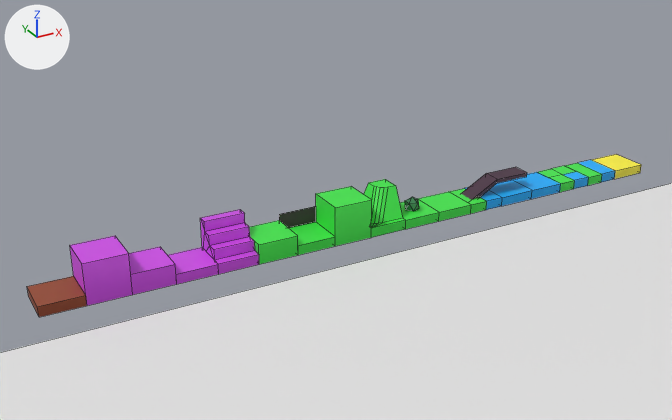
One commit to the Blender file Celebi/example/Voxel.blend: the scene before it, then after it.
Rendered twice from a 50 mm lens placed at (-12.71, -10.69, 9.79), pointed at (-1.2, 10.24, -0.68). The lights are fixed; the arrows at upper left show +X, +Y and +Z. Mesh edges are drawn as thin lines.

Objects in the first picture: 'GrassBarricade', 'GrassFull', 'GrassFullRoundCorner', 'GrassHalf', 'Plane', 'Rock', 'RockFull', 'RockHalf', 'Soil', 'Stair', 'WaterBridge', 'WaterGrassBridge'.
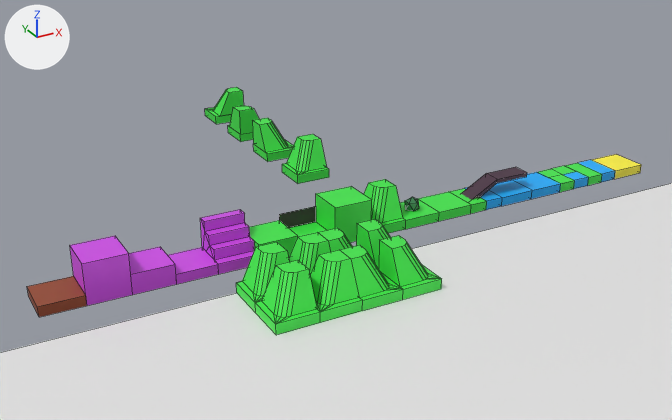
Pixel boxes (x1, y1, x2, y2) of what changed, in the pictures (672 x 420 px):
'voxel_G_-5_4_0', added (green): after (255, 260, 320, 335)
'voxel_G_-4_4_0', added (green): after (310, 250, 363, 323)
'voxel_G_R90_-2_4_0', added (green): after (379, 235, 442, 299)
'voxel_G_R90_-3_4_0', added (green): after (340, 245, 403, 311)
'voxel_G_-5_5_0', added (green): after (236, 242, 289, 313)
'G', added (green): after (282, 134, 329, 184)
'G_R90', added (green): after (252, 118, 294, 162)
'voxel_G_-4_5_0', added (green): after (289, 232, 331, 274)
'voxel_G_R90_-2_5_0', added (green): after (356, 219, 390, 269)
'G_R270', added (green): after (205, 87, 244, 124)
'G_R180', added (green): after (228, 106, 259, 142)
'voxel_G_R90_-3_5_0', added (green): after (318, 228, 352, 252)

The change, as a list of edits to the scene's bpy script:
```text
Add me_cube_296:
    me_cube_296 = me_cube_001.copy(); me_cube_296.name = 'Cube.296'  # the mesh of ob_grassfullroundcorner
Add ob_g_r270:
    ob_g_r270 = bpy.data.objects.new('G_R270', me_cube_296)
    ob_g_r270.location = (-1.5, 17.5, 0.5)
    ob_g_r270.rotation_euler = (0.0, 0.0, -1.571)  # degrees (0, 0, -90)
Add ob_g_r180:
    ob_g_r180 = bpy.data.objects.new('G_R180', me_cube_296)
    ob_g_r180.location = (-1.5, 15.5, 0.5)
    ob_g_r180.rotation_euler = (0.0, 0.0, 3.142)  # degrees (0, 0, 180)
Add ob_g_r90:
    ob_g_r90 = bpy.data.objects.new('G_R90', me_cube_296)
    ob_g_r90.location = (-1.5, 13.5, 0.5)
    ob_g_r90.rotation_euler = (0.0, 0.0, 1.571)  # degrees (0, 0, 90)
Add ob_voxel_g__5_4_0:
    ob_voxel_g__5_4_0 = bpy.data.objects.new('voxel_G_-5_4_0', me_cube_296)
    ob_voxel_g__5_4_0.location = (-5.5, 4.5, 0.5)
Add ob_voxel_g__5_5_0:
    ob_voxel_g__5_5_0 = bpy.data.objects.new('voxel_G_-5_5_0', me_cube_296)
    ob_voxel_g__5_5_0.location = (-5.5, 5.5, 0.5)
Add ob_voxel_g__4_5_0:
    ob_voxel_g__4_5_0 = bpy.data.objects.new('voxel_G_-4_5_0', me_cube_296)
    ob_voxel_g__4_5_0.location = (-4.5, 5.5, 0.5)
Add ob_voxel_g__4_4_0:
    ob_voxel_g__4_4_0 = bpy.data.objects.new('voxel_G_-4_4_0', me_cube_296)
    ob_voxel_g__4_4_0.location = (-4.5, 4.5, 0.5)
Add ob_voxel_g_r90__2_5_0:
    ob_voxel_g_r90__2_5_0 = bpy.data.objects.new('voxel_G_R90_-2_5_0', me_cube_296)
    ob_voxel_g_r90__2_5_0.location = (-2.5, 5.5, 0.5)
    ob_voxel_g_r90__2_5_0.rotation_euler = (0.0, 0.0, 1.571)  # degrees (0, 0, 90)
Add ob_voxel_g_r90__2_4_0:
    ob_voxel_g_r90__2_4_0 = bpy.data.objects.new('voxel_G_R90_-2_4_0', me_cube_296)
    ob_voxel_g_r90__2_4_0.location = (-2.5, 4.5, 0.5)
    ob_voxel_g_r90__2_4_0.rotation_euler = (0.0, 0.0, 1.571)  # degrees (0, 0, 90)
Add ob_voxel_g_r90__3_4_0:
    ob_voxel_g_r90__3_4_0 = bpy.data.objects.new('voxel_G_R90_-3_4_0', me_cube_296)
    ob_voxel_g_r90__3_4_0.location = (-3.5, 4.5, 0.5)
    ob_voxel_g_r90__3_4_0.rotation_euler = (0.0, 0.0, 1.571)  # degrees (0, 0, 90)
Add ob_voxel_g_r90__3_5_0:
    ob_voxel_g_r90__3_5_0 = bpy.data.objects.new('voxel_G_R90_-3_5_0', me_cube_296)
    ob_voxel_g_r90__3_5_0.location = (-3.5, 5.5, 0.5)
    ob_voxel_g_r90__3_5_0.rotation_euler = (0.0, 0.0, 1.571)  # degrees (0, 0, 90)
Add ob_g:
    ob_g = bpy.data.objects.new('G', me_cube_296)
    ob_g.location = (-1.5, 11.5, 0.5)
```
